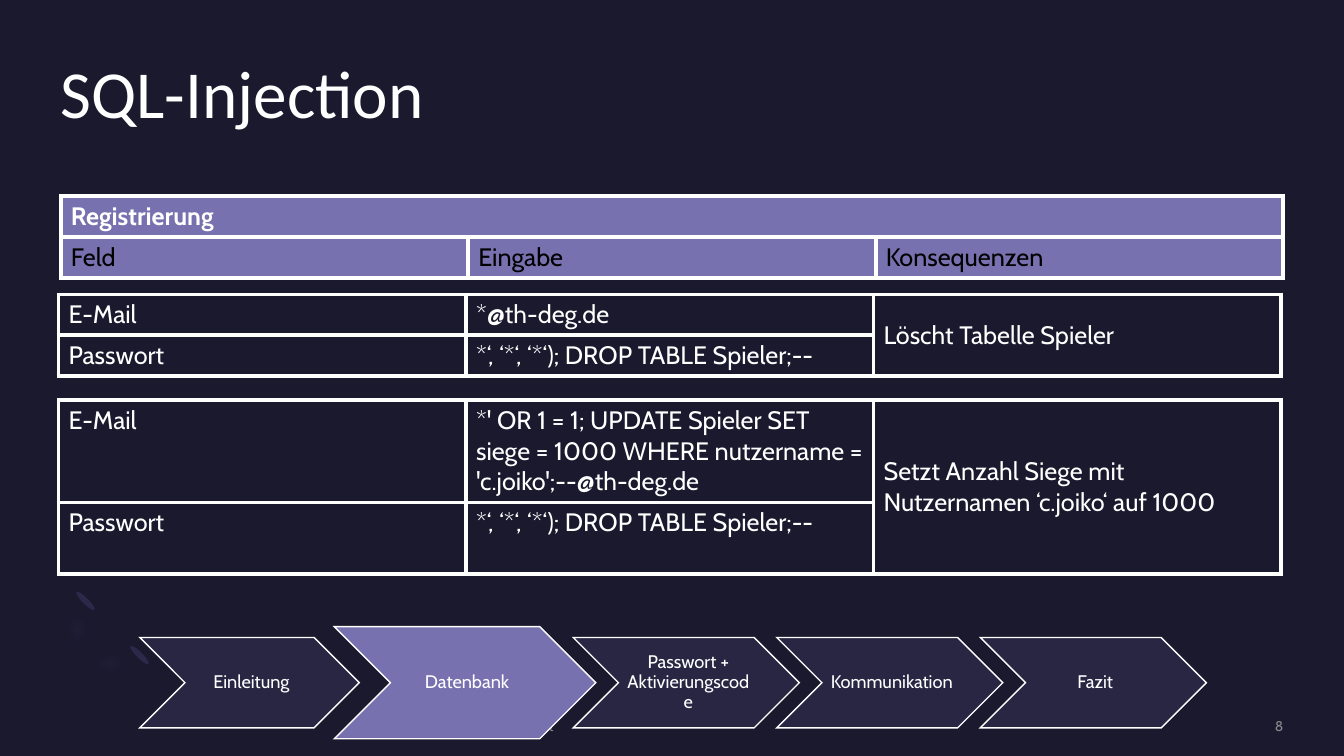
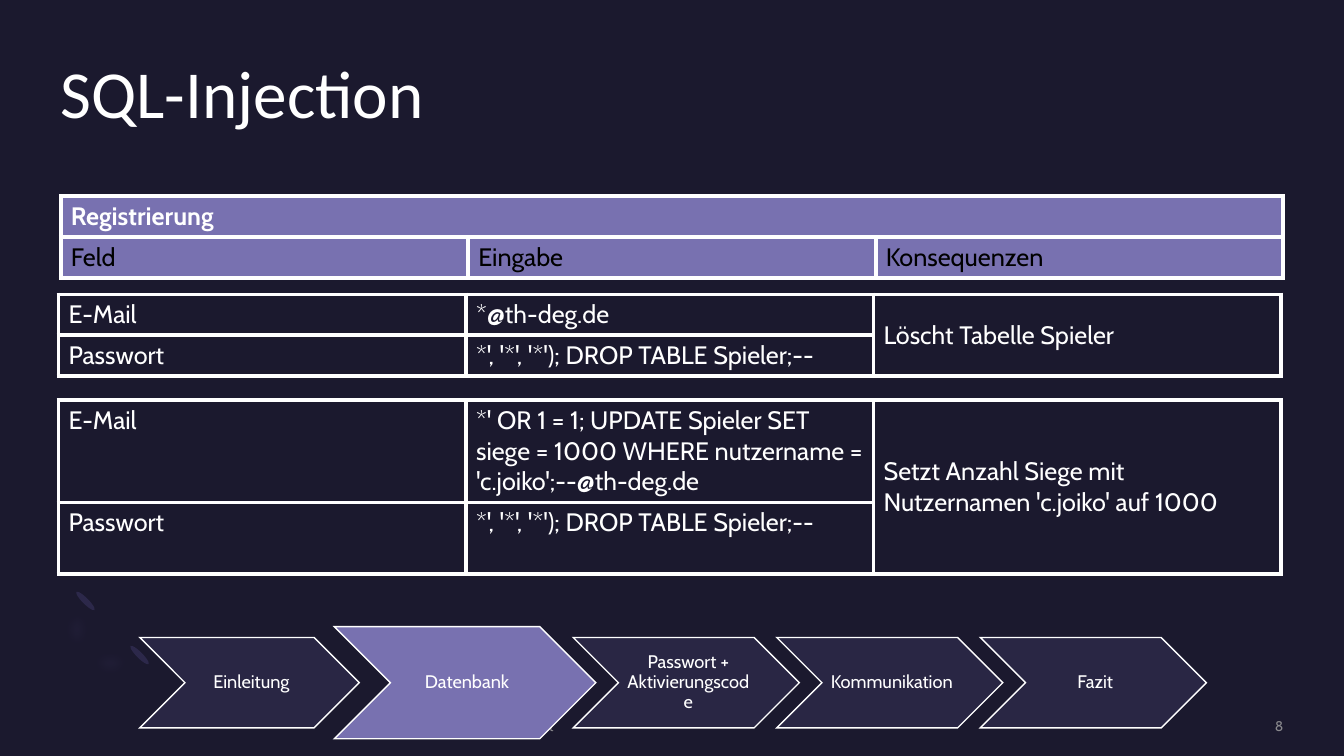
Before and after one commit to hagengruber/chess_server_strong, a slide deck: slide 8 of Alternativ Version.pptx. Drawn at 1344x756 pixels with LibreOffice and Linux fonts; fonts in the diff are those of the drawing. Boxes give left, top, right and bottom in pixels: in the first picture for what was removed or moved away, otherwise in the second. Text is boxed around its words. In the diff, an @@ line names an element or a change of style, - is before the commit and + after.

```diff
--- a/Alternativ Version.pptx
+++ b/Alternativ Version.pptx
@@ table at (58, 294, 1280, 439) @@
-row 2, column 2: *‘, ‘*‘, ‘*‘); DROP TABLE Spieler;--
+row 2, column 2: *', '*', '*'); DROP TABLE Spieler;--
@@ table at (58, 400, 1280, 542) @@
-row 1, column 3: Setzt Anzahl Siege mit Nutzernamen ‘c.joiko‘ auf 1000
+row 1, column 3: Setzt Anzahl Siege mit Nutzernamen 'c.joiko' auf 1000
-row 2, column 2: *‘, ‘*‘, ‘*‘); DROP TABLE Spieler;--
+row 2, column 2: *', '*', '*'); DROP TABLE Spieler;--
```
Also in this commit, not shown: 17 other slides changed, 9 slides added, 3 other files.
